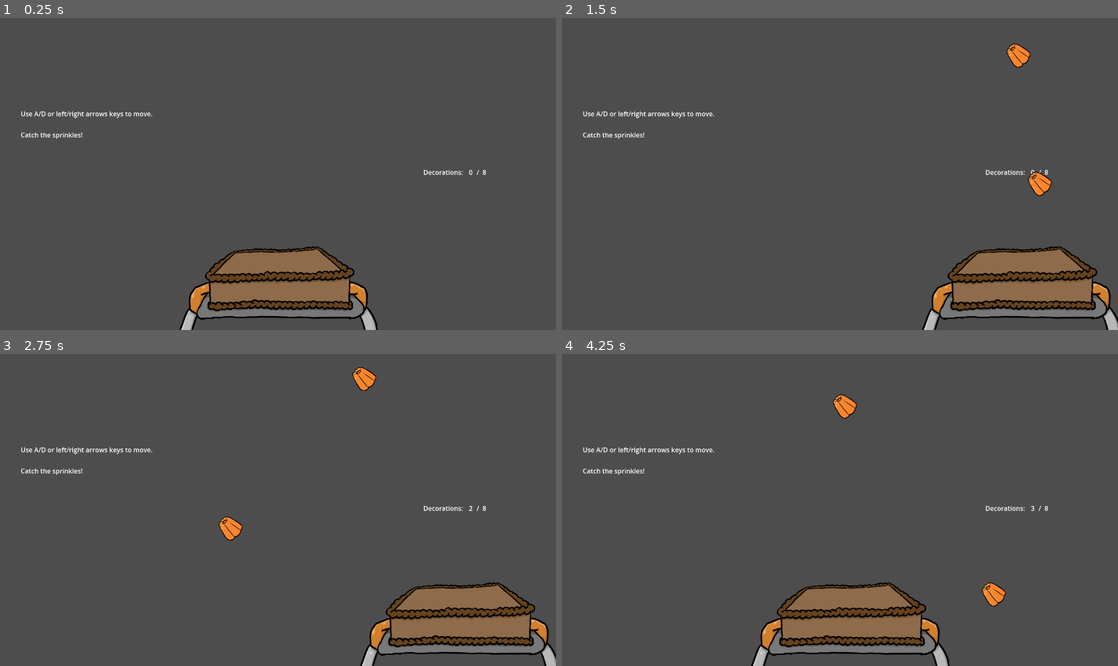
Above: before the commit, frames 1-4 (two rows, left to right).
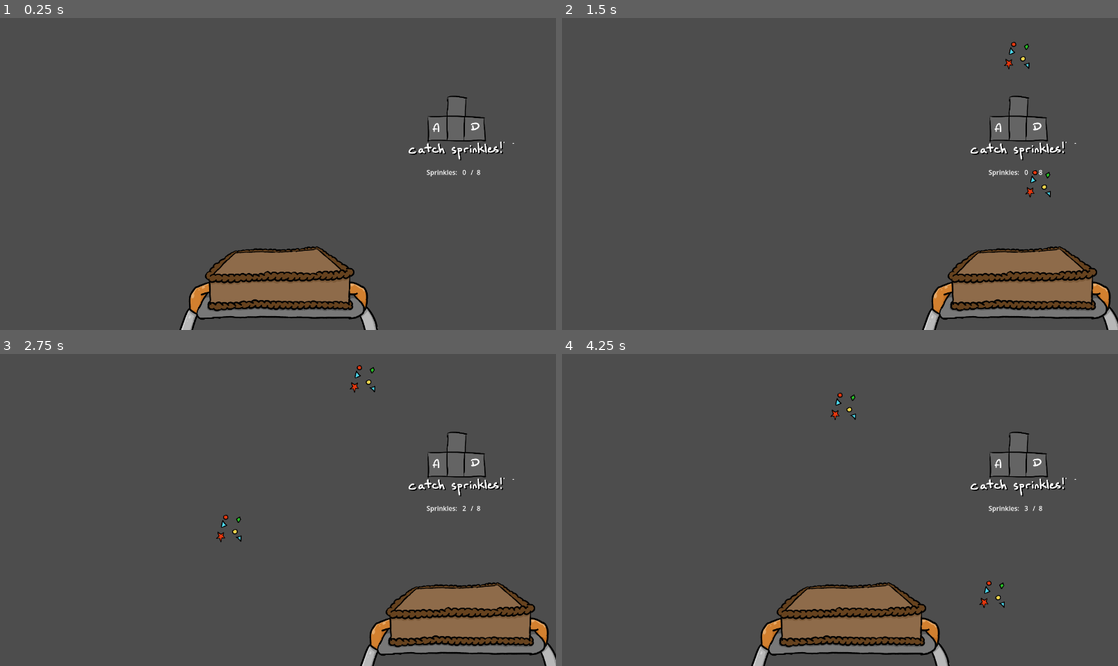
Above: after the commit, the same moments.

Repository: yanalex981/Tasty-Treads
Game: Godot game, scene res://Scenes/Microgames/DecorationMicrogame.tscn
Two runs of this game, one before a commit and one after it. Both use one fixed random seed, a clock stepped at 60 frames per second and the inputs below. This scene is started directly instead of the project's main scene.
Inputs:
- Up to frame 1 (0.25 s): no input
- Up to frame 2 (1.5 s): tap Enter at 0.5 s; hold D (right) 0.53-1.28 s; tap Space (interact) at 0.6, 1.35 s; hold S (down) from 1.28 s (still down)
- Up to frame 3 (2.75 s): release S (down) at 2.03 s; hold D (right) from 2.03 s (still down); tap Space (interact) at 2.1 s
- Up to frame 4 (4.25 s): release D (right) at 2.78 s; hold W (up) 2.78-3.53 s; tap Space (interact) at 2.85, 3.6 s; hold A (left) from 3.53 s (still down)

The runs differ from the first frame. In frame 1, 0.9% of the frame differs, in the area x 3-93%, y 24-51%; in frame 2, 1.5%; in frame 3, 1.5%; in frame 4, 1.5%, in the area x 3-93%, y 12-82%.

Commit message:
Updated instrutions.
Change instructions labels to available control assets.

Diff:
--- a/Scenes/Microgames/CoolingMicrogame.tscn
+++ b/Scenes/Microgames/CoolingMicrogame.tscn
@@ -7,7 +7,8 @@
 [ext_resource type="Script" path="res://Scripts/Microgames/Cooling/SmokeSpawner.gd" id="4_1e7x7"]
 [ext_resource type="Texture2D" uid="uid://varudqrc00sq" path="res://Assets/Microgames/vacuumArm.png" id="6_nimdp"]
 [ext_resource type="Texture2D" uid="uid://cbu3c656nkxh5" path="res://Assets/Microgames/smokeEffects.png" id="7_d32es"]
-[ext_resource type="Script" path="res://Scenes/Microgames/TimerLabel.gd" id="7_f68go"]
+[ext_resource type="Script" path="res://Scripts/Microgames/TimerLabel.gd" id="7_f68go"]
+[ext_resource type="Texture2D" uid="uid://d30x2n15kae5h" path="res://Assets/Controls/cooling.png" id="8_lhkql"]
 
 [sub_resource type="RectangleShape2D" id="RectangleShape2D_uepu6"]
 size = Vector2(34, 430.511)
@@ -225,7 +226,6 @@
 position = Vector2(680, 336)
 scale = Vector2(3.9375, 2.3125)
 texture = ExtResource("1_1gkcl")
-metadata/_edit_lock_ = true
 
 [node name="RobotFan" type="CharacterBody2D" parent="."]
 position = Vector2(296, 600)
@@ -276,15 +276,10 @@
 offset_bottom = 771.0
 metadata/_edit_lock_ = true
 
-[node name="InstructionsLabel" type="Label" parent="UI"]
-layout_mode = 0
-offset_left = 51.0
-offset_top = 224.0
-offset_right = 320.0
-offset_bottom = 302.0
-text = "Use WASD or arrows keys to move.
-
-Blow away all thr air!"
+[node name="Controls" type="Sprite2D" parent="UI"]
+position = Vector2(1136, 488)
+scale = Vector2(0.591429, 0.591429)
+texture = ExtResource("8_lhkql")
 
 [node name="EndUI" type="Control" parent="UI"]
 visible = false
--- a/Scenes/Microgames/Decoration.tscn
+++ b/Scenes/Microgames/Decoration.tscn
@@ -18,6 +18,7 @@
 scale = Vector2(0.8, 0.8)
 texture = ExtResource("1_tt8bd")
 hframes = 4
+frame = 1
 
 [node name="CollisionShape2D" type="CollisionShape2D" parent="."]
 position = Vector2(0, 1.77778)
--- a/Scenes/Microgames/DecorationMicrogame.tscn
+++ b/Scenes/Microgames/DecorationMicrogame.tscn
@@ -1,10 +1,11 @@
-[gd_scene load_steps=9 format=3 uid="uid://djbgdpbrc71n7"]
+[gd_scene load_steps=10 format=3 uid="uid://djbgdpbrc71n7"]
 
 [ext_resource type="Texture2D" uid="uid://b73n8xad0assf" path="res://Assets/Microgames/decorationsHand.png" id="1_p3xjj"]
 [ext_resource type="Script" path="res://Scripts/Microgames/Decorations/DecorationMicrogame.gd" id="1_vo2ua"]
 [ext_resource type="Script" path="res://Scripts/Microgames/Decorations/DecorationSpawner.gd" id="2_nh5h6"]
 [ext_resource type="PackedScene" uid="uid://dobv58p7ry18r" path="res://Scenes/Microgames/Decoration.tscn" id="3_2lqhw"]
 [ext_resource type="Script" path="res://Scripts/Microgames/Decorations/RobotTray.gd" id="4_nv0if"]
+[ext_resource type="Texture2D" uid="uid://bcv26d4pgyb82" path="res://Assets/Controls/catch_sprinkles.png" id="6_oo4uf"]
 
 [sub_resource type="RectangleShape2D" id="RectangleShape2D_7wg74"]
 size = Vector2(34, 430.511)
@@ -24,9 +25,9 @@
 decor_scene = ExtResource("3_2lqhw")
 
 [node name="ProgressLabel" type="Label" parent="DecorationSpawner"]
-offset_left = 1152.0
+offset_left = 1136.0
 offset_top = 368.0
-offset_right = 1328.0
+offset_right = 1312.0
 offset_bottom = 446.0
 text = "0"
 
@@ -77,23 +78,18 @@
 offset_right = 1366.0
 offset_bottom = 771.0
 
-[node name="InstructionsLabel" type="Label" parent="UI"]
-layout_mode = 0
-offset_left = 51.0
-offset_top = 224.0
-offset_right = 320.0
-offset_bottom = 302.0
-text = "Use A/D or left/right arrows keys to move.
-
-Catch the sprinkles!"
+[node name="Controls" type="Sprite2D" parent="UI"]
+position = Vector2(1126, 272)
+scale = Vector2(0.485714, 0.485714)
+texture = ExtResource("6_oo4uf")
 
 [node name="NecessaryLabel" type="Label" parent="UI"]
 layout_mode = 0
-offset_left = 1040.0
+offset_left = 1048.0
 offset_top = 368.0
-offset_right = 1256.0
+offset_right = 1264.0
 offset_bottom = 446.0
-text = "Decorations:        /  8"
+text = "Sprinkles:        /  8"
 
 [node name="EndUI" type="Control" parent="UI"]
 visible = false
--- a/Scenes/Microgames/FridgeMicrogame.tscn
+++ b/Scenes/Microgames/FridgeMicrogame.tscn
@@ -1,13 +1,14 @@
-[gd_scene load_steps=20 format=3 uid="uid://dojdc1wrr7o2v"]
+[gd_scene load_steps=21 format=3 uid="uid://djkq04k1wo633"]
 
 [ext_resource type="Script" path="res://Scripts/Microgames/Fridge/FridgeMicrogame.gd" id="1_j84xc"]
-[ext_resource type="Texture2D" uid="uid://b5s6ytudng33f" path="res://Assets/fridge.png" id="1_u20vr"]
+[ext_resource type="Texture2D" uid="uid://b5s6ytudng33f" path="res://Assets/Microgames/fridge.png" id="1_u20vr"]
 [ext_resource type="Texture2D" uid="uid://nriry6oa8w2g" path="res://Assets/Microgames/fridgeHand.png" id="2_qaa2h"]
 [ext_resource type="Script" path="res://Scripts/Microgames/Fridge/GoodItem.gd" id="4_psq78"]
 [ext_resource type="Texture2D" uid="uid://cdl6ehb3ya5pr" path="res://Assets/Microgames/goodThings.png" id="5_3avgb"]
 [ext_resource type="Texture2D" uid="uid://cbf6qgexbf546" path="res://Assets/Microgames/badItemsSpritesheet.png" id="5_aketj"]
 [ext_resource type="Script" path="res://Scripts/Microgames/Fridge/BadThing.gd" id="6_x677j"]
 [ext_resource type="Script" path="res://Scripts/Microgames/Fridge/RobotHand.gd" id="7_s0et6"]
+[ext_resource type="Texture2D" uid="uid://sq15jrovc1ea" path="res://Assets/Controls/grab.png" id="9_trjct"]
 
 [sub_resource type="RectangleShape2D" id="RectangleShape2D_myj5y"]
 size = Vector2(280.351, 20)
@@ -359,39 +360,33 @@
 offset_right = 1366.0
 offset_bottom = 771.0
 
-[node name="InstructionsLabel" type="Label" parent="UI"]
-layout_mode = 0
-offset_left = 51.0
-offset_top = 224.0
-offset_right = 320.0
-offset_bottom = 302.0
-text = "Use WASD or arrows keys to move.
-
-Press space to grab an ingredient!
-"
+[node name="Controls" type="Sprite2D" parent="UI"]
+position = Vector2(1168, 312)
+scale = Vector2(0.682857, 0.682857)
+texture = ExtResource("9_trjct")
 
 [node name="NecessaryLabel" type="Label" parent="UI"]
 layout_mode = 0
-offset_left = 1084.0
-offset_top = 368.0
-offset_right = 1300.0
-offset_bottom = 446.0
+offset_left = 1080.0
+offset_top = 416.0
+offset_right = 1296.0
+offset_bottom = 494.0
 text = "Ingredients:        /"
 
 [node name="ProgressLabel" type="Label" parent="UI"]
 layout_mode = 0
-offset_left = 1192.0
-offset_top = 368.0
-offset_right = 1368.0
-offset_bottom = 446.0
+offset_left = 1188.0
+offset_top = 416.0
+offset_right = 1364.0
+offset_bottom = 494.0
 text = "0"
 
 [node name="TotalLabel" type="Label" parent="UI"]
 layout_mode = 0
-offset_left = 1224.0
-offset_top = 368.0
-offset_right = 1264.0
-offset_bottom = 394.0
+offset_left = 1220.0
+offset_top = 416.0
+offset_right = 1260.0
+offset_bottom = 442.0
 text = "3"
 
 [node name="EndUI" type="Control" parent="UI"]
--- a/Scenes/Microgames/IcingMicrogame.tscn
+++ b/Scenes/Microgames/IcingMicrogame.tscn
@@ -1,22 +1,26 @@
-[gd_scene format=3 uid="uid://cyrpu1aaew6x3"]
+[gd_scene load_steps=3 format=3 uid="uid://cyrpu1aaew6x3"]
+
+[ext_resource type="Texture2D" uid="uid://dg8qauk2f8q4t" path="res://Assets/Microgames/cakeIcingSpriteSheet.png" id="1_ao7gy"]
+[ext_resource type="Texture2D" uid="uid://dftk7xkasjb6u" path="res://Assets/Controls/smear_icing.png" id="2_y2o8y"]
 
 [node name="IcingMicrogame" type="Node2D"]
+
+[node name="Cake" type="Sprite2D" parent="."]
+position = Vector2(584, 400)
+texture = ExtResource("1_ao7gy")
+hframes = 7
 
 [node name="UI" type="Control" parent="."]
 layout_mode = 3
 anchors_preset = 0
 offset_right = 1366.0
 offset_bottom = 771.0
+metadata/_edit_lock_ = true
 
-[node name="InstructionsLabel" type="Label" parent="UI"]
-layout_mode = 0
-offset_left = 51.0
-offset_top = 224.0
-offset_right = 320.0
-offset_bottom = 302.0
-text = "Hold A/D or the left/right button to apply icing.
-
-Ice the whole cake!"
+[node name="InstructionsLabel" type="Sprite2D" parent="UI"]
+position = Vector2(1136, 376)
+scale = Vector2(0.627143, 0.627143)
+texture = ExtResource("2_y2o8y")
 
 [node name="EndUI" type="Control" parent="UI"]
 visible = false
--- a/Scenes/Microgames/PouringMicrogame.tscn
+++ b/Scenes/Microgames/PouringMicrogame.tscn
@@ -1,10 +1,11 @@
-[gd_scene load_steps=14 format=3 uid="uid://pjbsr0714k4"]
+[gd_scene load_steps=15 format=3 uid="uid://badf0t57p8bsf"]
 
 [ext_resource type="Texture2D" uid="uid://bj24cn23qg3vx" path="res://Assets/Microgames/panSpritesheet.png" id="1_01hm0"]
-[ext_resource type="Script" path="res://Scripts/Microgames/PouringMicrogame.gd" id="1_l237d"]
+[ext_resource type="Script" path="res://Scripts/Microgames/Pouring/PouringMicrogame.gd" id="1_kepqs"]
 [ext_resource type="Texture2D" uid="uid://dg30wulqywn5p" path="res://Assets/Microgames/bowlPourTemp.png" id="2_m7gjw"]
 [ext_resource type="Script" path="res://Scripts/Microgames/Pouring/RobotBowl.gd" id="2_s1gy1"]
 [ext_resource type="Texture2D" uid="uid://cda1cgjmnyqyc" path="res://Assets/Microgames/doughPourTemp.png" id="3_itmyb"]
+[ext_resource type="Texture2D" uid="uid://bcv26d4pgyb82" path="res://Assets/Controls/catch_sprinkles.png" id="6_nll6b"]
 
 [sub_resource type="Animation" id="Animation_yr5nh"]
 length = 0.001
@@ -44,6 +45,53 @@
 "fill_up": SubResource("Animation_upakk")
 }
 
+[sub_resource type="Animation" id="Animation_ytack"]
+length = 0.001
+tracks/0/type = "value"
+tracks/0/imported = false
+tracks/0/enabled = true
+tracks/0/path = NodePath("RobotBowl/Dough:scale")
+tracks/0/interp = 1
+tracks/0/loop_wrap = true
+tracks/0/keys = {
+"times": PackedFloat32Array(0),
+"transitions": PackedFloat32Array(1),
+"update": 0,
+"values": [Vector2(0.3, 1)]
+}
+
+[sub_resource type="Animation" id="Animation_0pelo"]
+resource_name = "pour_fast"
+loop_mode = 1
+tracks/0/type = "value"
+tracks/0/imported = false
+tracks/0/enabled = true
+tracks/0/path = NodePath("RobotBowl/Dough:scale")
+tracks/0/interp = 1
+tracks/0/loop_wrap = true
+tracks/0/keys = {
+"times": PackedFloat32Array(0),
+"transitions": PackedFloat32Array(1),
+"update": 0,
+"values": [Vector2(1, 1)]
+}
+
+[sub_resource type="Animation" id="Animation_hfmqj"]
+resource_name = "pour_normal"
+loop_mode = 1
+tracks/0/type = "value"
+tracks/0/imported = false
+tracks/0/enabled = true
+tracks/0/path = NodePath("RobotBowl/Dough:scale")
+tracks/0/interp = 1
+tracks/0/loop_wrap = true
+tracks/0/keys = {
+"times": PackedFloat32Array(0),
+"transitions": PackedFloat32Array(1),
+"update": 0,
+"values": [Vector2(0.5, 1)]
+}
+
 [sub_resource type="Animation" id="Animation_dxvm0"]
 resource_name = "pour_slow"
 loop_mode = 1
@@ -59,53 +107,6 @@
 "transitions": PackedFloat32Array(1),
 "update": 0,
 "values": [Vector2(0.3, 1)]
-}
-
-[sub_resource type="Animation" id="Animation_ytack"]
-length = 0.001
-tracks/0/type = "value"
-tracks/0/imported = false
-tracks/0/enabled = true
-tracks/0/path = NodePath("RobotBowl/Dough:scale")
-tracks/0/interp = 1
-tracks/0/loop_wrap = true
-tracks/0/keys = {
-"times": PackedFloat32Array(0),
-"transitions": PackedFloat32Array(1),
-"update": 0,
-"values": [Vector2(0.3, 1)]
-}
-
-[sub_resource type="Animation" id="Animation_hfmqj"]
-resource_name = "pour_normal"
-loop_mode = 1
-tracks/0/type = "value"
-tracks/0/imported = false
-tracks/0/enabled = true
-tracks/0/path = NodePath("RobotBowl/Dough:scale")
-tracks/0/interp = 1
-tracks/0/loop_wrap = true
-tracks/0/keys = {
-"times": PackedFloat32Array(0),
-"transitions": PackedFloat32Array(1),
-"update": 0,
-"values": [Vector2(0.5, 1)]
-}
-
-[sub_resource type="Animation" id="Animation_0pelo"]
-resource_name = "pour_fast"
-loop_mode = 1
-tracks/0/type = "value"
-tracks/0/imported = false
-tracks/0/enabled = true
-tracks/0/path = NodePath("RobotBowl/Dough:scale")
-tracks/0/interp = 1
-tracks/0/loop_wrap = true
-tracks/0/keys = {
-"times": PackedFloat32Array(0),
-"transitions": PackedFloat32Array(1),
-"update": 0,
-"values": [Vector2(1, 1)]
 }
 
 [sub_resource type="AnimationLibrary" id="AnimationLibrary_2cc4c"]
@@ -117,7 +118,7 @@
 }
 
 [node name="PouringMicrogame" type="Node2D"]
-script = ExtResource("1_l237d")
+script = ExtResource("1_kepqs")
 
 [node name="Pan" type="Sprite2D" parent="."]
 position = Vector2(832, 488)
@@ -157,17 +158,18 @@
 offset_right = 1366.0
 offset_bottom = 771.0
 
+[node name="Controls" type="Sprite2D" parent="UI"]
+position = Vector2(216, 264)
+scale = Vector2(0.66, 0.66)
+texture = ExtResource("6_nll6b")
+
 [node name="InstructionsLabel" type="Label" parent="UI"]
 layout_mode = 0
-offset_left = 51.0
-offset_top = 224.0
-offset_right = 320.0
-offset_bottom = 302.0
-text = "Use A/D or left/right arrow keys to tilt the bowl.
-
-Press space to stop pouring or it will overflow!
-
-Hint: You can pour faster."
+offset_left = 152.0
+offset_top = 376.0
+offset_right = 296.0
+offset_bottom = 424.0
+text = "Pour the dough!"
 
 [node name="EndUI" type="Control" parent="UI"]
 visible = false
--- a/Scenes/Microgames/StirMicrogame.tscn
+++ b/Scenes/Microgames/StirMicrogame.tscn
@@ -1,8 +1,9 @@
-[gd_scene load_steps=4 format=3 uid="uid://syue8axpggjn"]
+[gd_scene load_steps=5 format=3 uid="uid://syue8axpggjn"]
 
 [ext_resource type="Script" path="res://Scripts/Microgames/Stir/StirMicrogame.gd" id="1_noy1s"]
 [ext_resource type="Texture2D" uid="uid://bukumg13wixca" path="res://Assets/Microgames/whiskHand.png" id="2_hga18"]
 [ext_resource type="Script" path="res://Scripts/Microgames/Stir/StirHand.gd" id="3_lrjjg"]
+[ext_resource type="Texture2D" uid="uid://dx2t8kws0jkob" path="res://Assets/Controls/stir.png" id="4_lcxx0"]
 
 [node name="StirMicrogame" type="Node2D"]
 script = ExtResource("1_noy1s")
@@ -33,15 +34,10 @@
 offset_right = 1366.0
 offset_bottom = 771.0
 
-[node name="InstructionsLabel" type="Label" parent="UI"]
-layout_mode = 0
-offset_left = 51.0
-offset_top = 224.0
-offset_right = 320.0
-offset_bottom = 302.0
-text = "Press WASD or arrows keys in a clock-wise order to stir.
-
-Keep stirring until the meter fills up!"
+[node name="Controls" type="Sprite2D" parent="UI"]
+position = Vector2(1128, 328)
+scale = Vector2(0.66, 0.66)
+texture = ExtResource("4_lcxx0")
 
 [node name="EndUI" type="Control" parent="UI"]
 visible = false
--- a/Scripts/Microgames/Decorations/RobotTray.gd
+++ b/Scripts/Microgames/Decorations/RobotTray.gd
@@ -5,7 +5,7 @@
 func _ready():
 	pass
 
-func _physics_process(delta):
+func _physics_process(_delta):
 		# move the hand based on input
 	if Input.is_action_pressed("left"):
 		velocity.x = -SPEED
Renamed: Assets/fridge.png -> Assets/Microgames/fridge.png
Not shown, changed: Assets/Microgames/fridge.png.import
Not shown: 1 places in Scenes/Microgames/CoolingMicrogame.tscn that only renumber resources
Renamed: Scripts/Microgames/PouringMicrogame.gd -> Scripts/Microgames/Pouring/PouringMicrogame.gd
Renamed: Scenes/Microgames/TimerLabel.gd -> Scripts/Microgames/TimerLabel.gd
